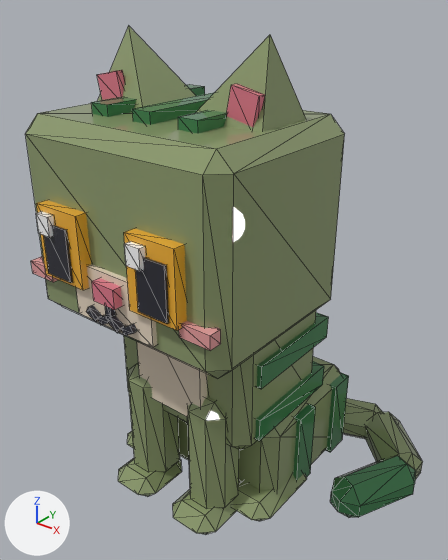
What one commit did to the glTF model assets/cat-cafe/exports/CatCafe_Cat_Ivy_Sit.glb.
Before and after are seen from a 50 mm camera at (1.4, -1.77, 1.99) aimed at (0.06, -0.09, 0.95). Every picture has the same lights, and +X, +Y and +Z are marked at lower left. The first picture is the older version. Mesh edges are drawn as thin lines.

The first picture shows 'CatCafe_Cat_Ivy_Sit_Body', 'CatCafe_Cat_Ivy_Sit_EarL', 'CatCafe_Cat_Ivy_Sit_EarR', 'CatCafe_Cat_Ivy_Sit_Eye1', 'CatCafe_Cat_Ivy_Sit_Eye2', 'CatCafe_Cat_Ivy_Sit_Head', 'CatCafe_Cat_Ivy_Sit_LegF1', 'CatCafe_Cat_Ivy_Sit_LegF2', 'CatCafe_Cat_Ivy_Sit_Tail'.
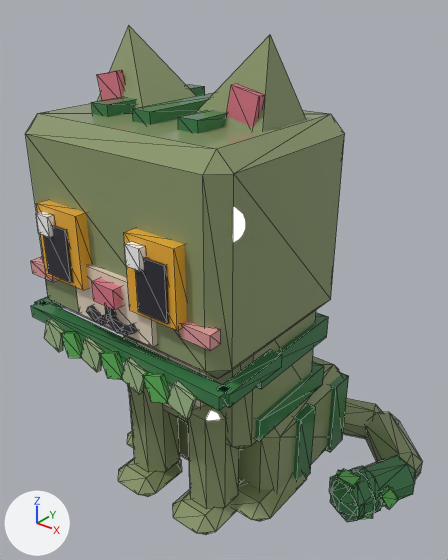
Pixel boxes [x1, y1, x2, y2] of what changed, in the pictures (448 x 560 px):
```json
{"object": "CatCafe_Cat_Ivy_Sit_Prop", "change": "added", "after": [31, 296, 282, 420], "on screen": "green"}
{"object": "CatCafe_Cat_Ivy_Sit_Tail_Vine", "change": "added", "after": [329, 466, 399, 522], "on screen": "green"}
```

Scene script edits in JSON lines:
```json
{"op": "add", "block": "me_catcafe_cat_ivy_sit_tail_vine", "code": ["me_catcafe_cat_ivy_sit_tail_vine = bpy.data.meshes.new('CatCafe_Cat_Ivy_Sit_Tail_Vine')", "me_catcafe_cat_ivy_sit_tail_vine.from_pydata(...)  # 64 vertices, 104 faces; spans x -0.13..0.138, y -0.132..0.054, z -0.115..0.109", "me_catcafe_cat_ivy_sit_tail_vine.materials.append(mat_catcafe_palette)"]}
{"op": "add", "block": "me_catcafe_cat_ivy_sit_prop", "code": ["me_catcafe_cat_ivy_sit_prop = bpy.data.meshes.new('CatCafe_Cat_Ivy_Sit_Prop')", "me_catcafe_cat_ivy_sit_prop.from_pydata(...)  # 80 vertices, 120 faces; spans x -0.47..0.47, y -0.532..-0.203, z -0.211..-0.081", "me_catcafe_cat_ivy_sit_prop.materials.append(mat_catcafe_palette)"]}
{"op": "add", "block": "ob_catcafe_cat_ivy_sit_tail_vine", "code": ["ob_catcafe_cat_ivy_sit_tail_vine = bpy.data.objects.new('CatCafe_Cat_Ivy_Sit_Tail_Vine', me_catcafe_cat_ivy_sit_tail_vine)", "ob_catcafe_cat_ivy_sit_tail_vine.location = (0.645, 0.094, 0.104)"]}
{"op": "add", "block": "ob_catcafe_cat_ivy_sit_prop", "code": ["ob_catcafe_cat_ivy_sit_prop = bpy.data.objects.new('CatCafe_Cat_Ivy_Sit_Prop', me_catcafe_cat_ivy_sit_prop)", "ob_catcafe_cat_ivy_sit_prop.location = (0.0, -0.095, 0.969)"]}
```
